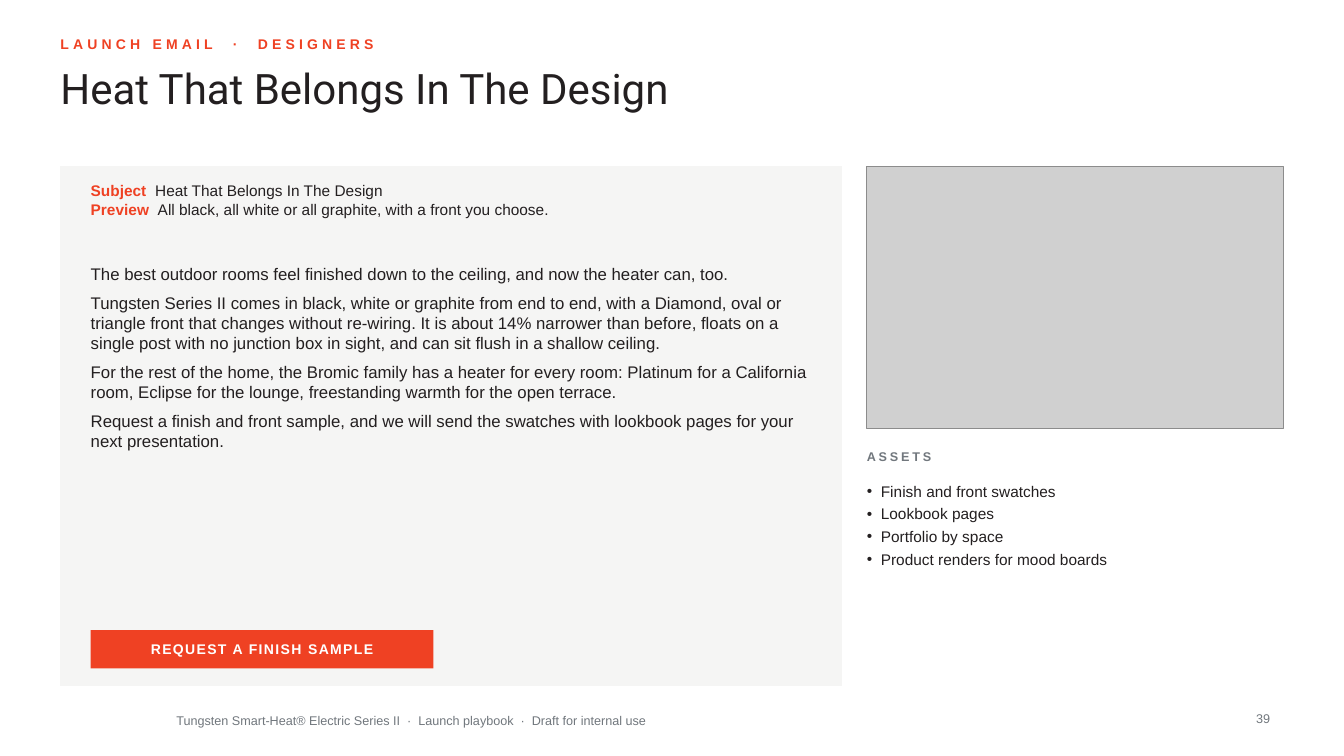
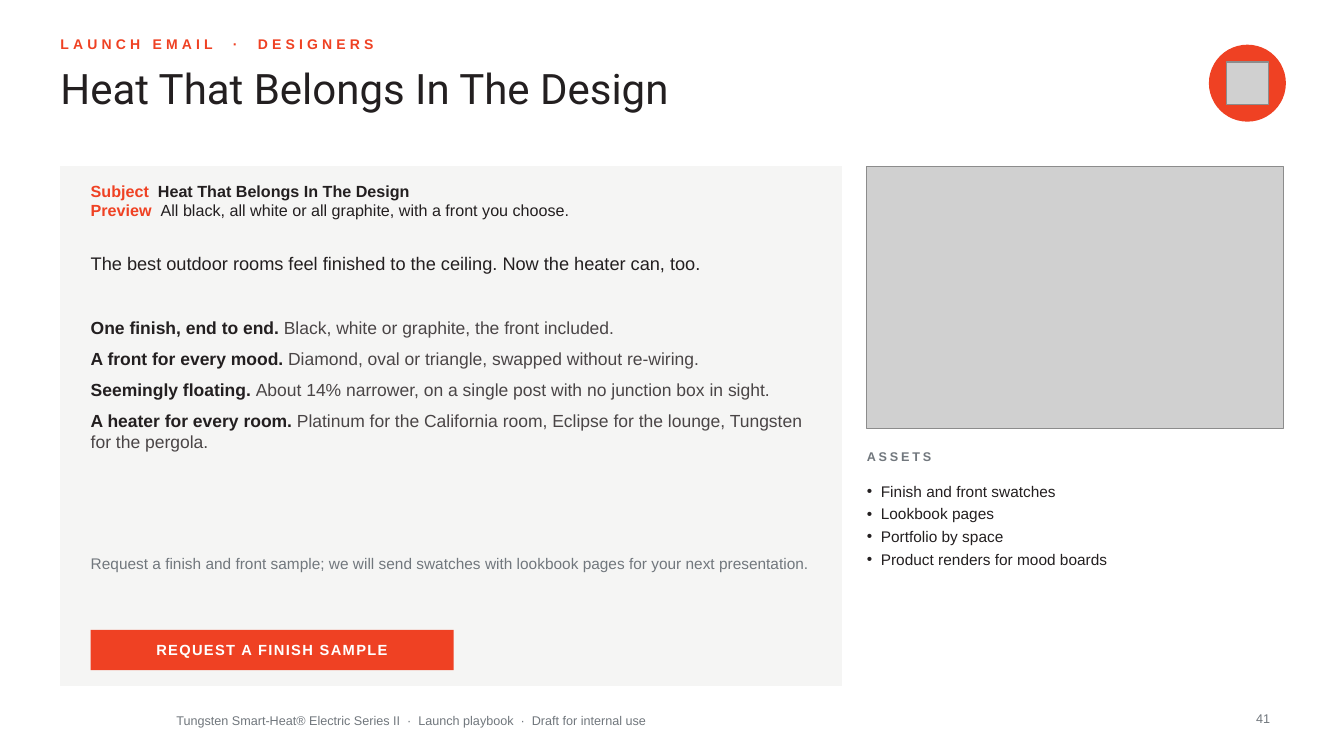
Before and after one commit to aayuvis/Bromic_Marketing, a slide deck: slide 41 of decks/Tungsten-Series-II-Launch-Playbook.pptx (slide 39 before the commit). Drawn at 1344x756 pixels with LibreOffice and Linux fonts; fonts in the diff are those of the drawing; grey boxes stand for pictures; background and template pictures are left out. Boxes give left, top, right and bottom in pixels: in the first picture for what was removed or moved away, otherwise in the second. Text is boxed around its words. In the diff, an @@ line names an element or a change of style, - is before the commit and + after.

```diff
--- a/decks/Tungsten-Series-II-Launch-Playbook.pptx
+++ b/decks/Tungsten-Series-II-Launch-Playbook.pptx
@@ ellipse added at (1210, 45, 1286, 121), fill #EF4123, outline #EF4123 1 pt @@
@@ picture added at (1226, 62, 1268, 104) @@
@@ text "Subject Heat That Belongs In ..." at (91, 185, 569, 220): size 11 to 11.5 pt; bold on in "Heat That Belongs In The Design" @@
@@ text added at (91, 256, 700, 274), 13 pt, text #231F20 @@
+The best outdoor rooms feel finished to the ceiling. Now the heater can, too.
@@ text at (91, 321, 802, 452): text changed; size 12 to 12.5 pt; text colour #231F20 to #4A4546 @@
-The best outdoor rooms feel finished down to the ceiling, and now the heater can, too.
-Tungsten Series II comes in black, white or graphite from end to end, with a Diamond, oval or triangle front that changes without re-wiring. It is about 14% narrower than before, floats on a single post with no junction box in sight, and can sit flush in a shallow ceiling.
-For the rest of the home, the Bromic family has a heater for every room: Platinum for a California room, Eclipse for the lounge, freestanding warmth for the open terrace.
-Request a finish and front sample, and we will send the swatches with lookbook pages for your next presentation.
+• One finish, end to end. Black, white or graphite, the front included.
+• A front for every mood. Diamond, oval or triangle, swapped without re-wiring.
+• Seemingly floating. About 14% narrower, on a single post with no junction box in sight.
+• A heater for every room. Platinum for the California room, Eclipse for the lounge, Tungsten for the pergola.
@@ text added at (91, 558, 808, 572), 11 pt, text #71777D @@
+Request a finish and front sample; we will send swatches with lookbook pages for your next presentation.
@@ rectangle "REQUEST A FINISH SAMPLE": place and size @@
-rectangle "REQUEST A FINISH SAMPLE" at (91, 630, 434, 668)
+rectangle "REQUEST A FINISH SAMPLE" at (91, 630, 454, 670)
@@ rectangle "REQUEST A FINISH SAMPLE" at (91, 630, 454, 670): size 10 to 10.5 pt @@
@@ page number at (1256, 714, 1270, 723): text changed @@
-39
+41
```
Also in this commit, not shown: 36 other slides changed, 3 slides added, 1 slide removed, 7 other files.
